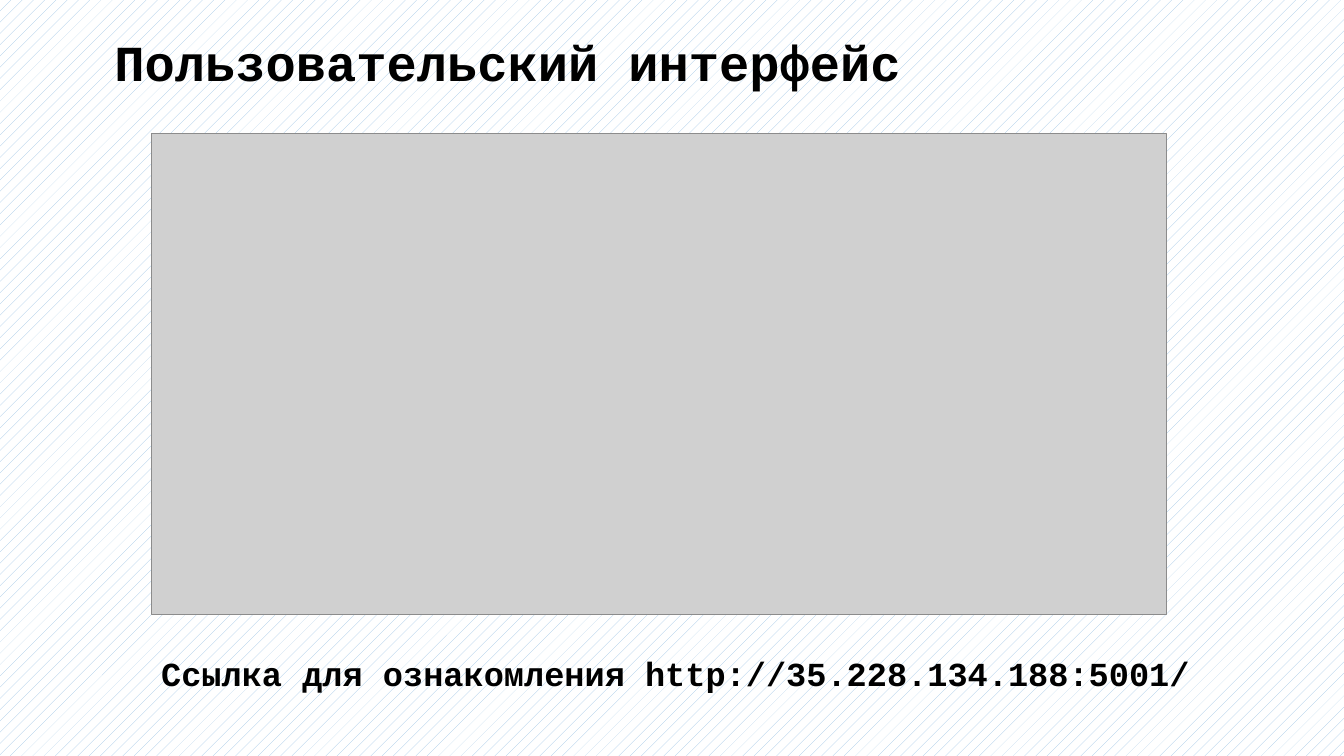
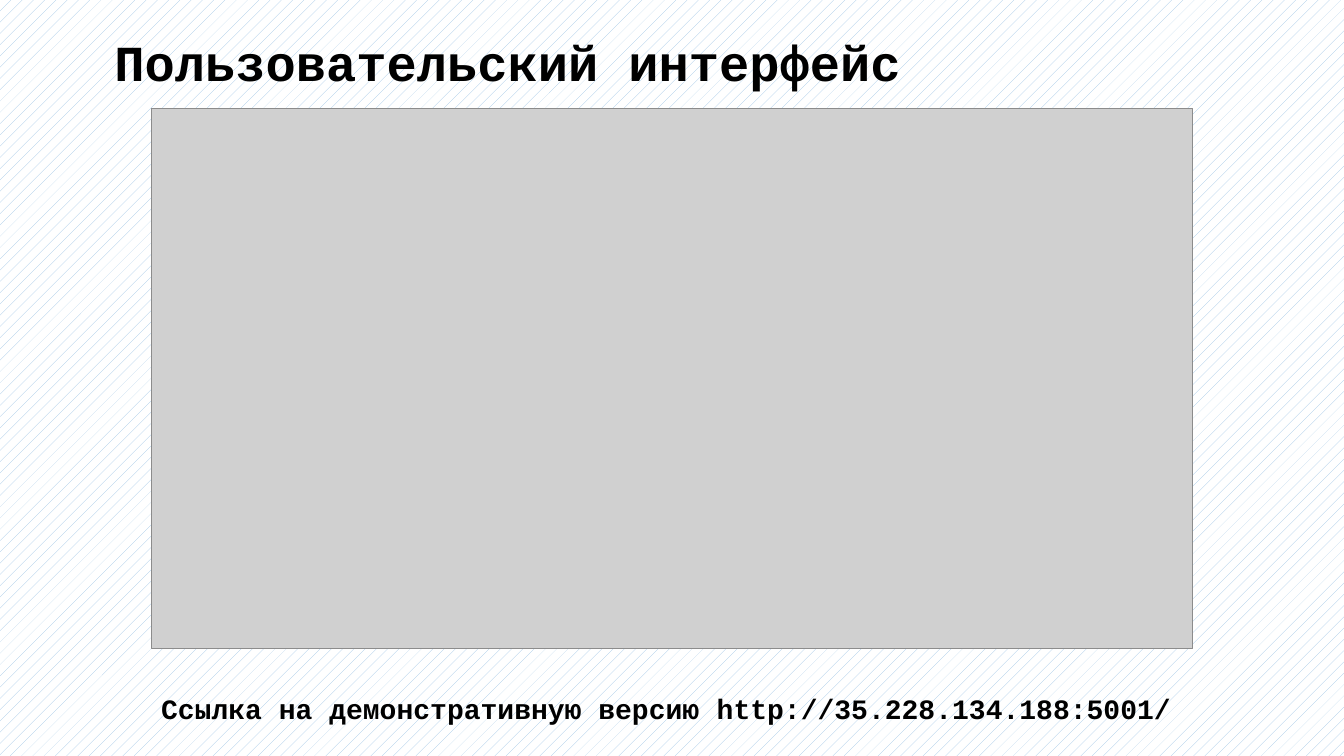
Before and after one commit to bobs4462/tachyon, a slide deck: slide 10 of docs/Презентация ВКР.pptx (slide 12 before the commit). Drawn at 1344x756 pixels with LibreOffice and Linux fonts; fonts in the diff are those of the drawing; grey boxes stand for pictures. Boxes give left, top, right and bottom in pixels: in the first picture for what was removed or moved away, otherwise in the second. Text is boxed around its words. In the diff, an @@ line names an element or a change of style, - is before the commit and + after.

```diff
--- a/docs/Презентация ВКР.pptx
+++ b/docs/Презентация ВКР.pptx
@@ picture: place and size @@
-picture at (151, 134, 1167, 615)
+picture at (151, 109, 1194, 649)
@@ text at (161, 699, 1171, 727): text changed; size 24 to 20 pt @@
-Ссылка для ознакомления http://35.228.134.188:5001/
+Ссылка на демонстративную версию http://35.228.134.188:5001/
```
Also in this commit, not shown: 3 other slides changed, 2 slides removed, 1 other file.
